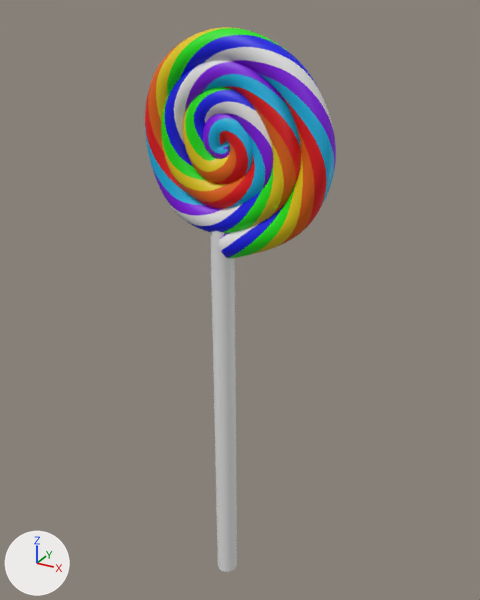
One commit to the Blender file Assets/Models/Lolipop_002.blend: the scene before it, then after it.
The view is the same before and after, from a 50 mm camera at (42.6, -74.2, 16.1) aimed at (0.7, 2.0, -22.0). The axes (+X, +Y, +Z) are drawn at lower left. The lights are the same throughout.
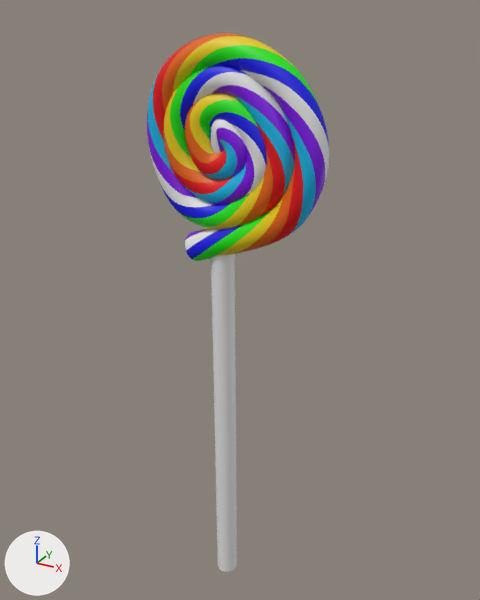
Changed parts and their boxes (x1, y1, x2, y2) in the pictures (480 x 600 px):
'Cylinder', reshaped, moved
    before: (145, 27, 336, 258)
    after: (147, 33, 329, 261)

Edits to the bpy script that builds the scene:
```text
Change cu_beziercurve:
    where _sp = cu_beziercurve.splines.new('BEZIER'); _sp.bezier_points.add(16)
    remove _sp.bezier_points.foreach_set('handle_left', [-2.654, 0.00328, -0.00304, -0.543, 0.00318, -0.138, -0.732, -0.198, 1.484, -0.214, -0.198, -1.051, -2.689, -0.198, 0.289, 0.214, -0.198, 2.517, 1.827, -0.198, -0.499, -2.693, -0.198, -2.572, -3.95, -0.198, 1.695, 0.493, -0.198, 3.746, 3.706, -0.198, 0.316, -1.031, -0.198, -4.166, -6.555, -0.198, 0.706, -0.233, -0.198, 5.807, 5.663, -0.198, -0.281, -1.058, -0.198, -5.811, -5.929, -0.201, -2.974])
    remove _sp.bezier_points.foreach_set('handle_right', [-0.819, -0.00532, -0.271, -1.22, -0.0235, 1.022, 0.71, -0.198, 0.0479, -2.246, -0.198, -0.932, -2.053, -0.198, 2.223, 1.573, -0.198, 1.002, -0.838, -0.198, -2.54, -4.144, -0.198, 0.743, -1.717, -0.198, 4.253, 2.116, -0.198, 2.519, 1.598, -0.198, -2.422, -4.017, -0.198, -2.428, -3.804, -0.198, 4.334, 3.423, -0.198, 3.093, 1.64, -0.198, -4.327, -5.153, -0.198, -3.578, -6.921, -0.197, 2.233])
    add _sp.bezier_points.foreach_set('handle_left', [-2.654, 0.00328, -0.00304, -0.543, 0.00318, -0.138, -1.75, -0.226, 1.412, -0.214, -0.198, -1.051, -2.689, -0.198, 0.289, 0.214, -0.198, 2.517, 1.827, -0.198, -0.499, -2.693, -0.198, -2.572, -3.95, -0.198, 1.695, 0.493, -0.198, 3.746, 3.706, -0.198, 0.316, -1.031, -0.198, -4.166, -6.555, -0.198, 0.706, -0.233, -0.198, 5.807, 5.663, -0.198, -0.281, -1.058, -0.198, -5.811, -5.929, -0.201, -2.974])
    add _sp.bezier_points.foreach_set('handle_right', [-0.819, -0.00532, -0.271, -1.22, -0.0235, 1.022, 0.948, -0.182, 0.421, -2.246, -0.198, -0.932, -2.053, -0.198, 2.223, 1.573, -0.198, 1.002, -0.838, -0.198, -2.54, -4.144, -0.198, 0.743, -1.717, -0.198, 4.253, 2.116, -0.198, 2.519, 1.598, -0.198, -2.422, -4.017, -0.198, -2.428, -3.804, -0.198, 4.334, 3.423, -0.198, 3.093, 1.64, -0.198, -4.327, -5.153, -0.198, -3.578, -6.921, -0.197, 2.233])
Change ob_cylinder:
    ob_cylinder.location: (-4.3, 0.0, 28.4) -> (-5.7, -0.3, 34.7)
```
